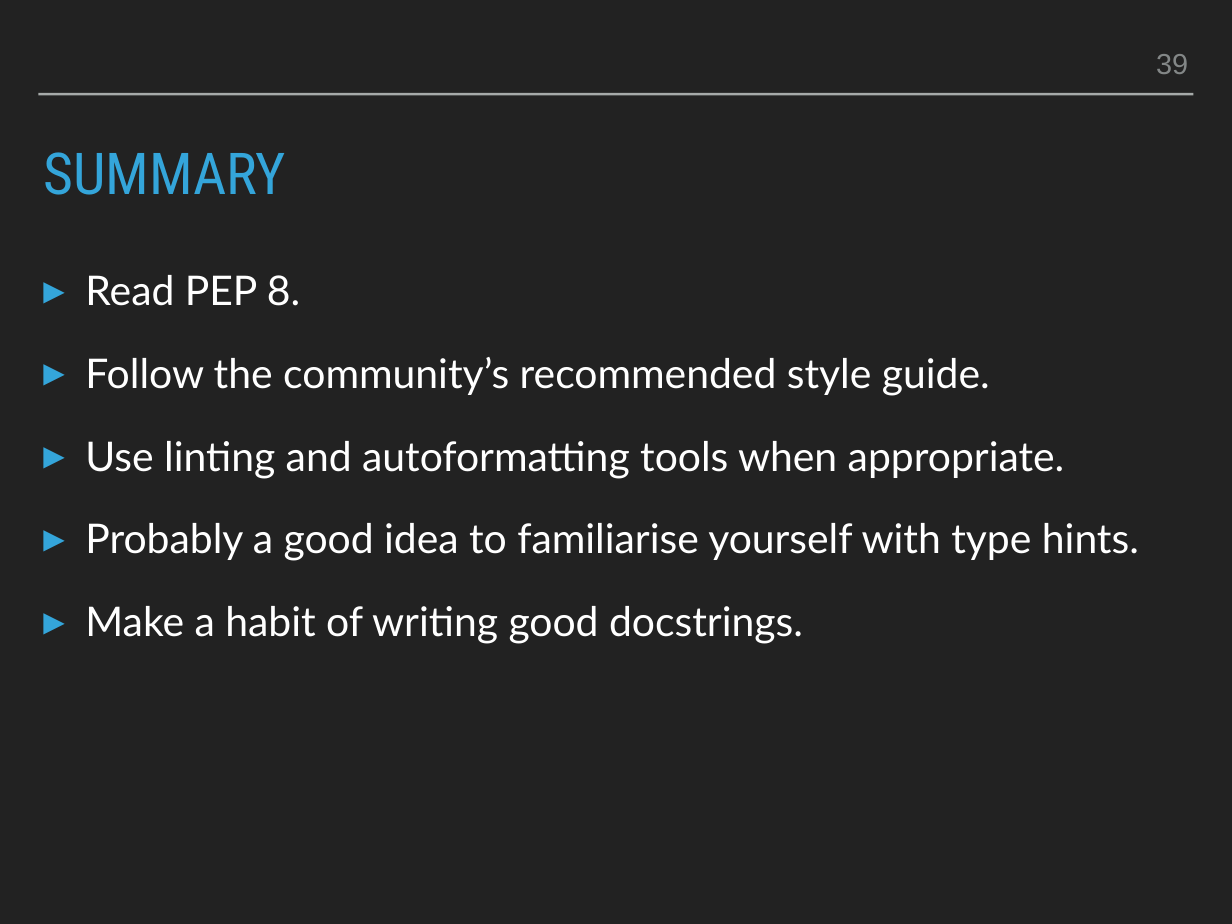
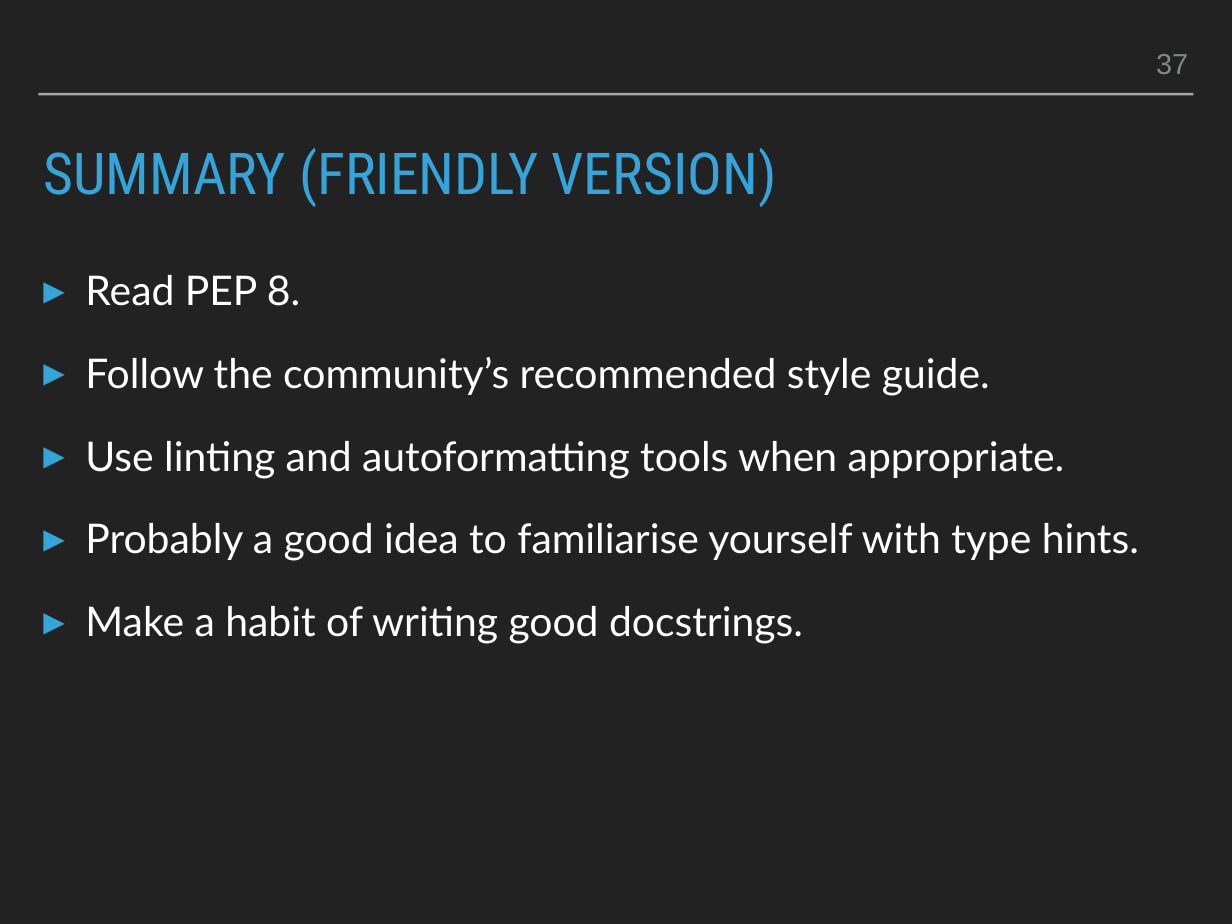
Before and after one commit to smu095/presentations, a slide deck: slide 37 of python101/slides/python101.pptx (slide 39 before the commit). Drawn at 1232x924 pixels with LibreOffice and Linux fonts; fonts in the diff are those of the drawing. Boxes give left, top, right and bottom in pixels: in the first picture for what was removed or moved away, otherwise in the second. Text is boxed around its words. In the diff, an @@ line names an element or a change of style, - is before the commit and + after.

```diff
--- a/python101/slides/python101.pptx
+++ b/python101/slides/python101.pptx
@@ page number at [1156,54,1188,74]: text changed @@
-39
+37
@@ title at [43,148,777,207]: text changed @@
-SUMMARY
+SUMMARY (FRIENDLY VERSION)
```
Also in this commit, not shown: 7 other slides changed, 2 slides added, 3 slides removed, 1 other file.
